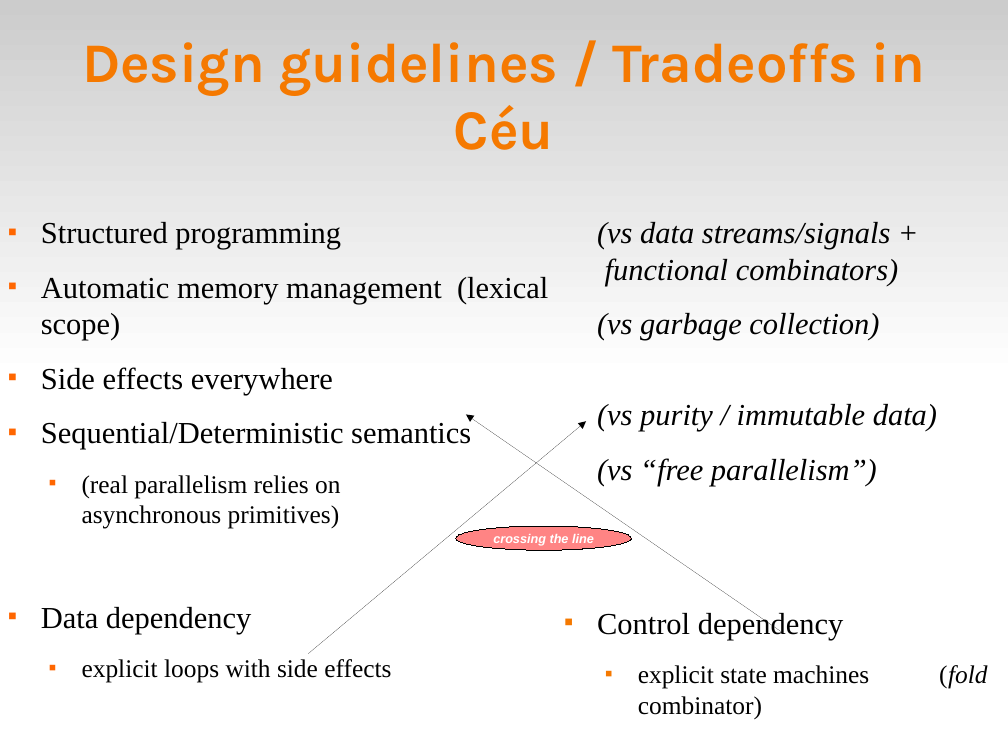
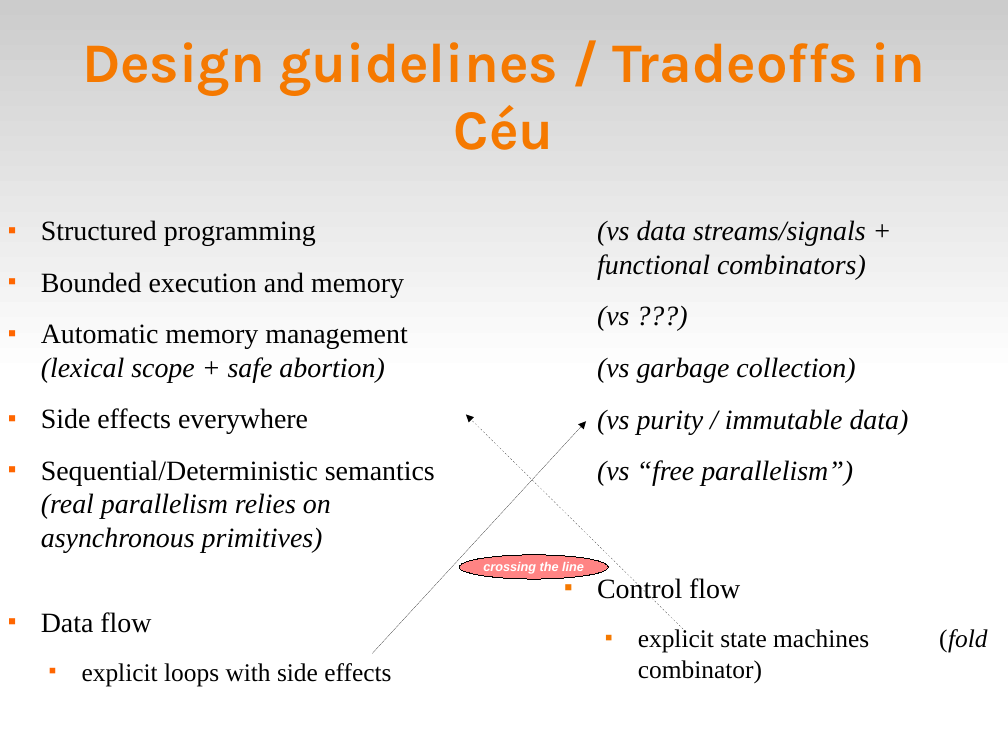
Before and after one commit to fsantanna-no/ceu-docs, a slide deck: slide 6 of ceu_curryon.odp. Drawn at 1008x756 pixels with LibreOffice and Linux fonts; fonts in the diff are those of the drawing. Boxes give left, top, right and bottom in pixels: in the first picture for what was removed or moved away, otherwise in the second. Text is boxed around its words. In the diff, an @@ line names an element or a change of style, - is before the commit and + after.

```diff
--- a/ceu_curryon.odp
+++ b/ceu_curryon.odp
@@ text at box(41, 220, 316, 434): size 24 to 22 pt in "Structured programming", "Side effects everywhere" @@
@@ text at box(597, 220, 909, 486): size 24 to 22 pt in "(vs data streams/signals + functional combinators)", "(vs garbage collection)", "(vs purity / immutable data)", "(vs “free parallelism”)" @@
@@ text at box(41, 272, 407, 383): text changed; size 24 to 22 pt @@
-■ Automatic memory management (lexical scope)
+■ Bounded execution and memory
+■ Automatic memory management (lexical scope + safe abortion)
@@ text at box(597, 306, 629, 331): paragraph added @@
+(vs ???)
@@ arrow moved from (782, 632) - (466, 414) to (686, 632) - (466, 414) @@
@@ arrow moved from (308, 654) - (586, 422) to (372, 654) - (586, 422) @@
@@ text at box(41, 460, 435, 633): text changed; size 24 to 22 pt; italic on @@
-■ Sequential/Deterministic semantics
-  ■ (real parallelism relies on asynchronous primitives)
-■ Data dependency
+■ Sequential/Deterministic semantics (real parallelism relies on asynchronous primitives)
+■ Data flow
@@ ellipse "crossing the line": place and size @@
-ellipse "crossing the line" at box(456, 526, 631, 550)
+ellipse "crossing the line" at box(459, 555, 608, 579)
@@ text at box(597, 577, 740, 604): text changed; size 24 to 22 pt @@
-■ Control dependency
+■ Control flow
```
Also in this commit, not shown: 13 other slides changed, 3 slides added, 9 slides removed.
